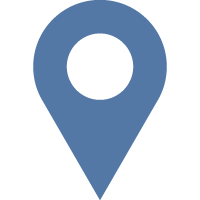
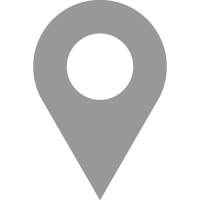
Before/after of a 200×200 layered artwork. What changed in the layer stack:
pixels changed over [33, 0, 167, 200] (layer not identified)
